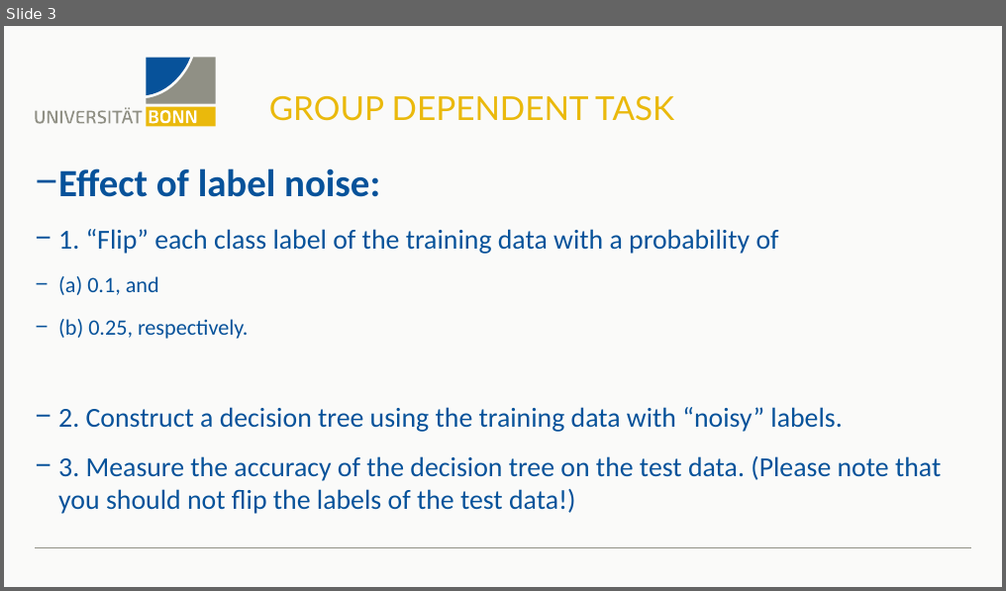
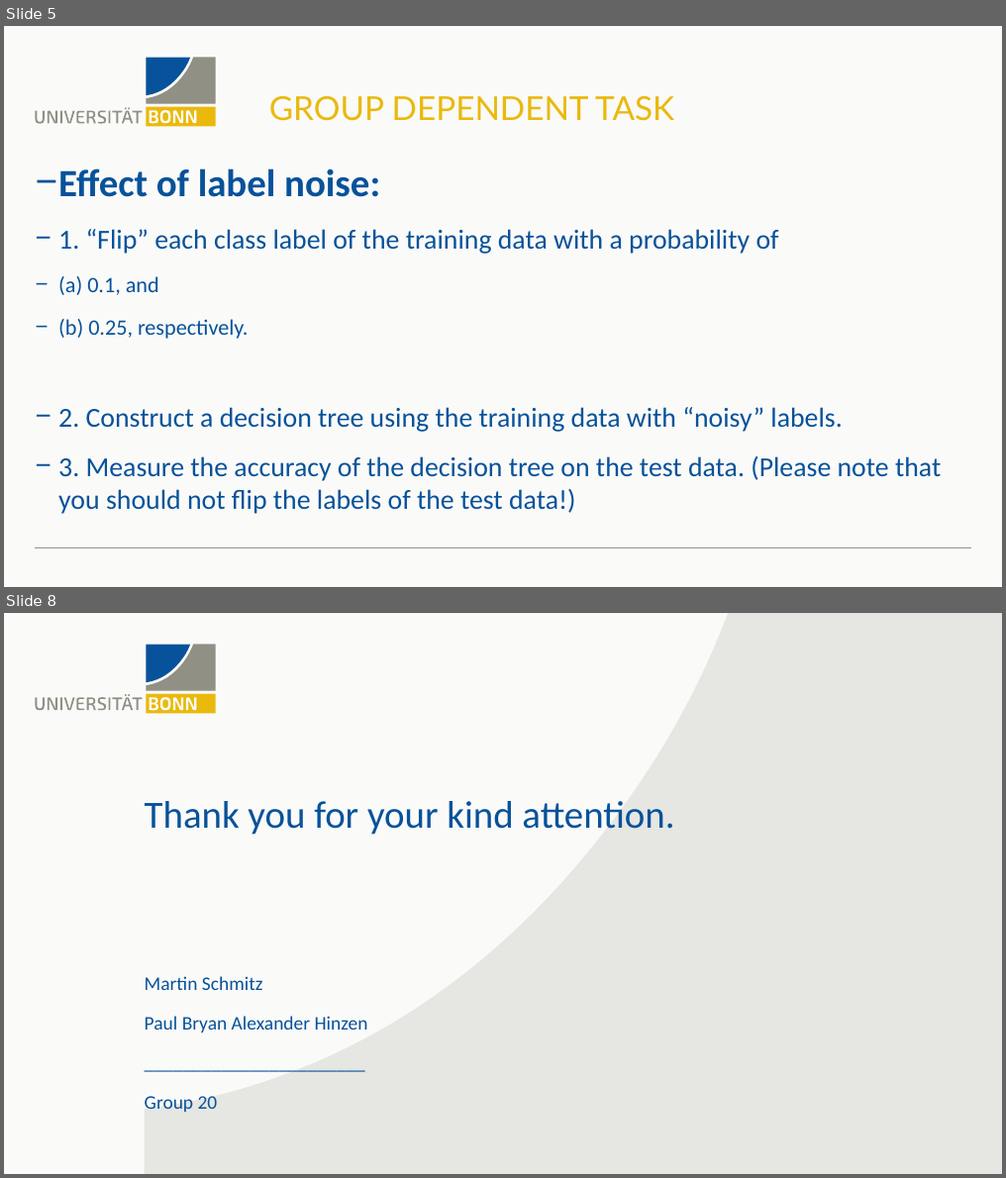
Before and after one commit to MartinFSchmitz/machine_learning, a slide deck: ML_Ass_1_Python27/Präsentation.pptx. Shown one above the other, each under a label of ours: slide 3 before the commit, slides 5 and 8 after it; the slides between them are not shown. The pictures are 1006x591 and 1006x1178 pixels, drawn with LibreOffice and Linux fonts; fonts in the diff are those of the drawing. Boxes give left, top, right and bottom in pixels: in the first picture for what was removed or moved away, otherwise in the second. Text is boxed around its words. In the diff, an @@ line names an element or a change of style, - is before the commit and + after.

```diff
--- a/ML_Ass_1_Python27/Präsentation.pptx
+++ b/ML_Ass_1_Python27/Präsentation.pptx
@@ slide 8 added at <box>4,613,1002,1174</box>, background #FAFAF9; not listed: 7 template elements that a slide beside it also shows @@
@@ freeform shape added at <box>145,613,1002,1174</box>, fill #7A786C at 15% opacity @@
@@ group added at <box>35,694,143,710</box>: 9 freeform shapes, 2 rectangles @@
@@ text added at <box>145,801,674,835</box>, 28 pt, text #07529A @@
+Thank you for your kind attention.
@@ text added at <box>145,976,368,1112</box>, 14 pt, text #07529A @@
+Martin Schmitz
+Paul Bryan Alexander Hinzen
+_______________________
+Group 20
@@ what was slide 3 is now slide 5 @@
```
Also in this commit, not shown: 1 slide changed, 4 other slides added, 1 slide removed, 23 other files.
